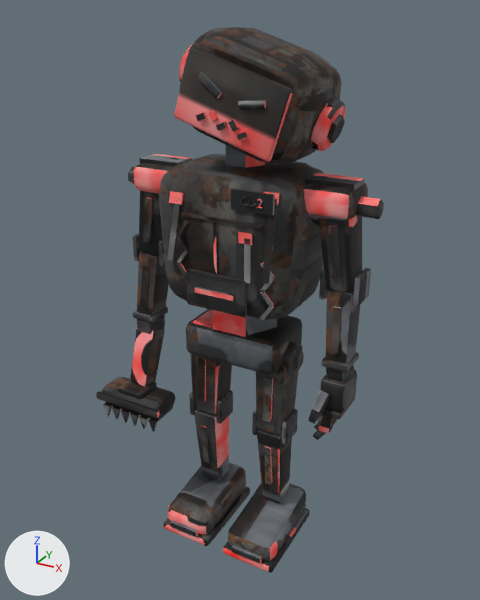
Renders of the FBX model art/robots/cleaner_night/cleaner_night.fbx from each side of a commit.
Before and after are seen from a 50 mm camera at (0.0307, -0.0567, 0.057) aimed at (-0.0015, 0.0018, 0.0277). The axes (+X, +Y, +Z) are drawn at lower left. The lights are the same throughout. The picture after the commit comes second. Where no turn or scale is listed for an object, it has been applied to the vertices. Vertices at exactly the same position are counted once.

Names of what the first picture shows: 'Extra', 'Forearm', 'Hand', 'Head', 'LeftForearm', 'LeftHand', 'LeftShin', 'LeftThigh', 'LeftUpperArm', 'Shin', 'Thigh', 'Torso', 'UpperArm'.
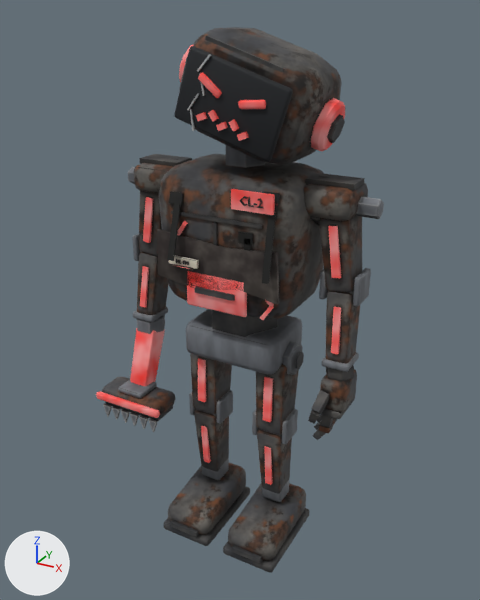
Pixel boxes (x1, y1, x2, y2) of what changed, in the pictures (480 x 600 px):
'Torso', reshaped: before (159, 145, 329, 374); after (157, 145, 329, 374)
part 1 of me_leftupperarm, surface changed: (304, 173, 384, 306) in both
part 2 of me_leftthigh, surface changed (lighter): (252, 342, 303, 444) in both
part 3 of me_shin, surface changed: (163, 409, 246, 546) in both
part 4 of me_head, added: after (187, 54, 211, 131)
part 5 of me_head, surface changed: (174, 27, 345, 163) in both
part 6 of me_hand, surface changed (lighter): (96, 315, 174, 432) in both
part 7 of me_upperarm, surface changed: (128, 154, 192, 261) in both
part 8 of me_leftshin, surface changed: (223, 428, 309, 573) in both
part 9 of me_torso, deleted: before (177, 262, 187, 278)
part 10 of me_torso, deleted: before (177, 250, 189, 263)
part 11 of me_torso, built on: before (177, 236, 264, 288); after (157, 199, 279, 314)
part 12 of me_torso, surface changed: (159, 145, 329, 374) in both
part 13 of me_forearm, surface changed (lighter): (133, 250, 168, 322) in both
part 14 of me_leftforearm, surface changed: (322, 289, 360, 372) in both
part 15 of me_thigh, surface changed (lighter): (189, 353, 233, 424) in both
part 16 of me_extra, surface changed (grey to red): (196, 72, 266, 141) in both

The change, as a diff of the scene's bpy script:
```diff
--- a/art/robots/cleaner_night/cleaner_night.fbx.py
+++ b/art/robots/cleaner_night/cleaner_night.fbx.py
@@ me_leftshin @@
 me_leftshin.from_pydata(...)  # 280 vertices, 486 faces; spans x -0.0031..0.0031, y -0.0068..0.0041, z -0.0146..0.0015
+# me_leftshin part 8: texture (UV) coordinates of 486 of 486 faces, centred in x -0.0031..0.0031, y -0.0068..0.0041, z -0.0146..0.0013, changed; they spanned u 0.0..0.98, v 0.0..0.99 and now span u 0.0..0.98, v 0.0..0.99
 me_leftshin.materials.append(mat_cleaner_night)
@@ me_leftthigh @@
 me_leftthigh.from_pydata(...)  # 224 vertices, 380 faces; spans x -0.00254..0.00254, y -0.00261..0.00211, z -0.00967..0.00191
+# me_leftthigh part 2: texture (UV) coordinates of 380 of 380 faces, centred in x -0.00254..0.00254, y -0.00252..0.00207, z -0.00967..0.00159, changed; they spanned u 0.0..0.98, v 0.0..0.93 and now span u 0.13..0.98, v 0.02..0.93
 me_leftthigh.materials.append(mat_cleaner_night)
@@ me_thigh @@
 me_thigh.from_pydata(...)  # 224 vertices, 380 faces; spans x -0.00254..0.00254, y -0.00261..0.00211, z -0.00967..0.00191
+# me_thigh part 15: texture (UV) coordinates of 380 of 380 faces, centred in x -0.00254..0.00254, y -0.00252..0.00207, z -0.00967..0.00159, changed; they spanned u 0.1..0.98, v 0.0..0.9 and now span u 0.04..0.98, v 0.0..0.93
 me_thigh.materials.append(mat_cleaner_night)
@@ me_hand @@
 me_hand.from_pydata(...)  # 341 vertices, 591 faces; spans x -0.00432..0.00432, y -0.00562..0.0015, z -0.01166..0.0
+# me_hand part 6: texture (UV) coordinates of 591 of 591 faces, centred in x -0.00432..0.00432, y -0.00562..0.0015, z -0.01116..0.0, changed; they spanned u 0.02..0.99, v 0.0..0.99 and now span u 0.0..0.99, v 0.0..0.99
 me_hand.materials.append(mat_cleaner_night)
@@ me_leftforearm @@
 me_leftforearm.from_pydata(...)  # 163 vertices, 278 faces; spans x -0.00181..0.00181, y -0.00273..0.00155, z -0.00773..0.00146
+# me_leftforearm part 14: texture (UV) coordinates of 278 of 278 faces, centred in x -0.00181..0.00181, y -0.00273..0.00151, z -0.00764..0.00121, changed; they spanned u 0.04..0.98, v 0.09..0.99 and now span u 0.06..0.98, v 0.03..0.99
 me_leftforearm.materials.append(mat_cleaner_night)
@@ me_shin @@
 me_shin.from_pydata(...)  # 280 vertices, 486 faces; spans x -0.0031..0.0031, y -0.0068..0.0041, z -0.0146..0.0015
+# me_shin part 3: texture (UV) coordinates of 486 of 486 faces, centred in x -0.0031..0.0031, y -0.0068..0.0041, z -0.0146..0.0013, changed; they spanned u 0.0..0.98, v 0.0..0.99 and now span u 0.09..0.98, v 0.0..0.99
 me_shin.materials.append(mat_cleaner_night)
@@ me_torso @@
-me_torso.from_pydata(...)  # 674 vertices, 1060 faces; spans x -0.0087..0.0087, y -0.0074..0.0116, z -0.0012..0.0216
+me_torso.from_pydata(...)  # 768 vertices, 1185 faces; spans x -0.0087..0.0087, y -0.0074..0.0116, z -0.0012..0.0216
+# me_torso part 9: the loose piece of 8 vertices spanning x -0.0044..-0.0031, y -0.0059..-0.0057, z 0.0088..0.0104 is deleted
+# me_torso part 10: the loose piece of 8 vertices spanning x -0.0044..-0.0031, y -0.0059..-0.0057, z 0.0102..0.0119 is deleted
+# me_torso part 11: 17 vertices removed from x -0.0044..0.0047, y -0.0059..-0.0056, z 0.0092..0.014; 127 vertices added at x -0.0067..0.0067, y -0.0068..-0.0057, z 0.008..0.0134
+# me_torso part 12: 804 kept faces spanning x -0.0087..0.0087, y -0.0074..0.0068, z -0.0012..0.0216 get new texture (UV) coordinates
+# other edits to the shape of me_torso do not show in these pictures
 me_torso.materials.append(mat_cleaner_night)
@@ me_forearm @@
 me_forearm.from_pydata(...)  # 163 vertices, 278 faces; spans x -0.00181..0.00181, y -0.00273..0.00155, z -0.00773..0.00146
+# me_forearm part 13: texture (UV) coordinates of 278 of 278 faces, centred in x -0.00181..0.00181, y -0.00273..0.00151, z -0.00764..0.00121, changed; they spanned u 0.02..0.98, v 0.0..0.99 and now span u 0.04..0.98, v 0.0..0.99
 me_forearm.materials.append(mat_cleaner_night)
@@ me_leftupperarm @@
 me_leftupperarm.from_pydata(...)  # 240 vertices, 426 faces; spans x -0.00321..0.00389, y -0.00272..0.00272, z -0.00912..0.00227
+# me_leftupperarm part 1: texture (UV) coordinates of 426 of 426 faces, centred in x -0.00321..0.00389, y -0.00272..0.00272, z -0.00912..0.00227, changed; they spanned u 0.11..0.98, v 0.05..0.97 and now span u 0.03..0.98, v 0.19..0.96
 me_leftupperarm.materials.append(mat_cleaner_night)
@@ me_extra @@
 me_extra.from_pydata(...)  # 128 vertices, 228 faces; spans x -0.00316..0.00363, y -0.00022..0.00022, z -0.00293..0.00252
+# me_extra part 16: texture (UV) coordinates of 228 of 228 faces, centred in x -0.00309..0.0036, y -0.00022..0.00022, z -0.00282..0.00249, changed; they spanned u 0.0..0.98, v 0.04..0.97 and now span u 0.23..0.99, v 0.0..0.99
 me_extra.materials.append(mat_cleaner_night)
@@ me_upperarm @@
 me_upperarm.from_pydata(...)  # 240 vertices, 426 faces; spans x -0.00389..0.00321, y -0.00272..0.00272, z -0.00912..0.00227
+# me_upperarm part 7: texture (UV) coordinates of 426 of 426 faces, centred in x -0.00389..0.00321, y -0.00272..0.00272, z -0.00912..0.00227, changed; they spanned u 0.06..0.98, v 0.0..0.97 and now span u 0.0..0.98, v 0.24..0.96
 me_upperarm.materials.append(mat_cleaner_night)
@@ me_head @@
-me_head.from_pydata(...)  # 336 vertices, 610 faces; spans x -0.0066..0.0097, y -0.0057..0.0054, z -0.0009..0.0105
+me_head.from_pydata(...)  # 368 vertices, 652 faces; spans x -0.0066..0.0097, y -0.0059..0.0054, z -0.0009..0.0105
+# me_head part 4: 32 vertices added at x -0.0026..-0.0002, y -0.0059..-0.0057, z 0.0022..0.0086
+# me_head part 5: 568 kept faces spanning x -0.0066..0.0097, y -0.0057..0.0054, z -0.0009..0.0105 get new texture (UV) coordinates
 me_head.materials.append(mat_cleaner_night)
```
